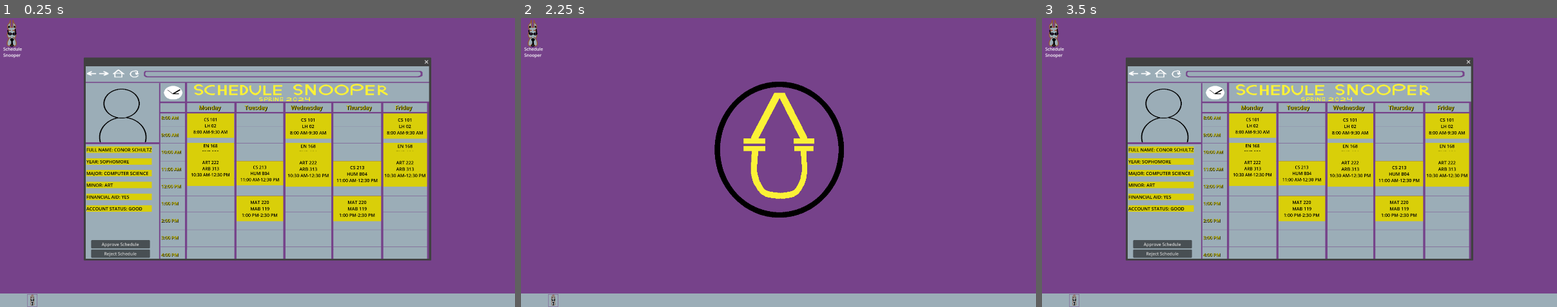
Above: before the commit, frames 1-3 (left to right).
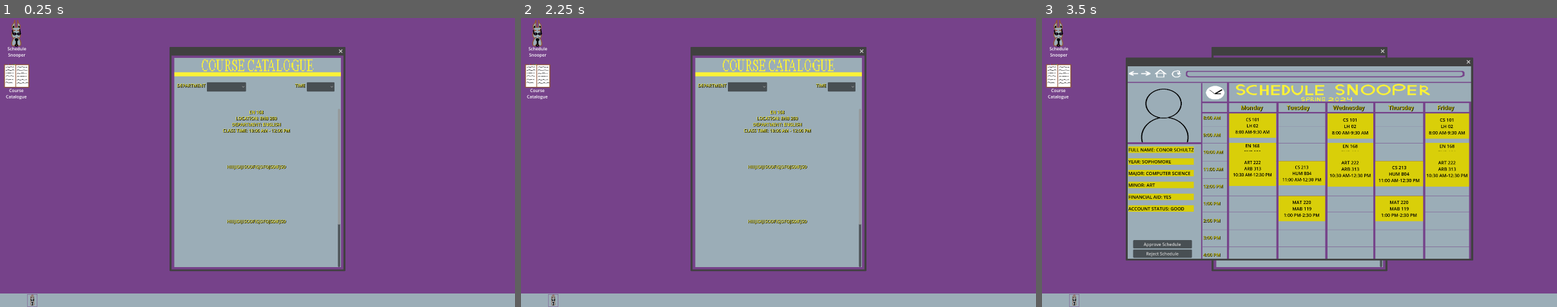
Above: after the commit, the same moments.

Repository: C3PJOE/Registrarent
Game: Godot game, scene res://Scenes/Main.tscn
The game is run twice, just before and just after one commit, with the same random seed, the same clock (stepped at 60 frames per second) and the same inputs.
Inputs (mouse positions are in pixels of both pictures, inside the frame that each line leads up to):
- Up to frame 1 (0.25 s): no input
- Up to frame 2 (2.25 s): click "Schedule Snooper" (after the commit: "[center]Schedule Snooper[cent…") at 0.5 s; click (536, 78) at 1.25 s, where only the run after the commit has a clickable "[center]Course Catalogue[cent…"; click (551, 301) at 2 s
- Up to frame 3 (3.5 s): click (1072, 301) at 2.75 s

The runs differ from the first frame. In frame 1, 38% of the frame differs, in the area x 0-84%, y 0-88%; in frame 2, 26%; in frame 3, 2.8%.

Commit message:
created window for class catalog, added scroll container for classes within that window, and added non functional drop downs for future search functionality

Diff:
--- /dev/null
+++ b/Scenes/CourseCatalogueParentWindow.gd
@@ -0,0 +1,15 @@
+extends Window
+@onready var course_catalogue_window = $CourseCatalogueWindow
+# Called when the node enters the scene tree for the first time.
+func _ready():
+	pass # Replace with function body.
+
+
+# Called every frame. 'delta' is the elapsed time since the previous frame.
+func _process(delta):
+	pass
+
+func _on_close_requested():
+	#hides the window when the close button is hit
+	hide()
+	course_catalogue_window.hide()
--- a/Scenes/Main.tscn
+++ b/Scenes/Main.tscn
@@ -8,7 +8,10 @@
 [ext_resource type="Texture2D" uid="uid://dklab118e8sf7" path="res://Assets/sprite1.png" id="5_de07d"]
 [ext_resource type="Texture2D" uid="uid://cvu0vx1x3x1rp" path="res://Assets/TaskbarBrowserIcon.png" id="6_1h1ua"]
 [ext_resource type="Script" path="res://Scenes/ScheduleBrowserWindow.gd" id="7_f7lbd"]
+[ext_resource type="Texture2D" uid="uid://bxy54uli5frc4" path="res://Assets/ClassDictionary.png" id="7_u6a4s"]
 [ext_resource type="Texture2D" uid="uid://cesocmfjybjac" path="res://Assets/Browser2.png" id="8_n2jyd"]
+[ext_resource type="Texture2D" uid="uid://co4613mo6e30x" path="res://Assets/ClassDictionaryContent.png" id="10_oyudo"]
+[ext_resource type="Script" path="res://Scenes/CourseCatalogueParentWindow.gd" id="11_4a26h"]
 
 [sub_resource type="StyleBoxTexture" id="StyleBoxTexture_f7xbp"]
 texture = ExtResource("8_n2jyd")
@@ -146,6 +149,12 @@
 [sub_resource type="StyleBoxFlat" id="StyleBoxFlat_1vixs"]
 resource_local_to_scene = true
 bg_color = Color(0.85098, 0.811765, 0.0352941, 1)
+
+[sub_resource type="StyleBoxTexture" id="StyleBoxTexture_kut88"]
+texture = ExtResource("10_oyudo")
+
+[sub_resource type="StyleBoxFlat" id="StyleBoxFlat_vc7gw"]
+bg_color = Color(0.607843, 0.678431, 0.717647, 1)
 
 [node name="Main" type="Node2D"]
 script = ExtResource("1_5ghd7")
@@ -187,21 +196,40 @@
 
 [node name="BrowserDesktopShortcut" type="TextureButton" parent="MainContainer/Desktop"]
 layout_mode = 0
-offset_left = -14.0
+offset_left = 3.0
 offset_top = 3.0
-offset_right = 102.0
+offset_right = 119.0
 offset_bottom = 127.0
 texture_normal = ExtResource("5_de07d")
 ignore_texture_size = true
 stretch_mode = 4
 
-[node name="RichTextLabel" type="RichTextLabel" parent="MainContainer/Desktop/BrowserDesktopShortcut"]
+[node name="ScheduleSnooperLabel" type="RichTextLabel" parent="MainContainer/Desktop/BrowserDesktopShortcut"]
 layout_mode = 0
-offset_left = 26.0
-offset_top = 101.0
-offset_right = 96.0
-offset_bottom = 158.0
-text = "Schedule Snooper"
+offset_left = 21.0
+offset_top = 100.0
+offset_right = 99.0
+offset_bottom = 157.0
+bbcode_enabled = true
+text = "[center]Schedule Snooper[center]"
+
+[node name="CatalogueDesktopShortcut" type="TextureButton" parent="MainContainer/Desktop"]
+offset_left = 4.0
+offset_top = 161.0
+offset_right = 120.0
+offset_bottom = 285.0
+texture_normal = ExtResource("7_u6a4s")
+ignore_texture_size = true
+stretch_mode = 4
+
+[node name="CourseCatalogLabel" type="RichTextLabel" parent="MainContainer/Desktop/CatalogueDesktopShortcut"]
+layout_mode = 0
+offset_left = 5.0
+offset_top = 98.0
+offset_right = 109.0
+offset_bottom = 147.0
+bbcode_enabled = true
+text = "[center]Course Catalogue[center]"
 
 [node name="ScheduleBrowserParentWindow" type="Window" parent="MainContainer"]
 process_mode = 3
@@ -210,6 +238,7 @@
 gui_embed_subwindows = true
 initial_position = 2
 size = Vector2i(1280, 720)
+visible = false
 unresizable = true
 transparent = true
 mouse_passthrough = true
@@ -221,6 +250,7 @@
 handle_input_locally = false
 initial_position = 1
 size = Vector2i(1280, 720)
+visible = false
 transient = true
 unresizable = true
 theme_override_styles/embedded_border = SubResource("StyleBoxTexture_f7xbp")
@@ -461,7 +491,8 @@
 theme_override_colors/default_color = Color(0, 0, 0, 1)
 theme_override_styles/normal = SubResource("StyleBoxFlat_ox75y")
 bbcode_enabled = true
-text = "
+text = "MUS 200
+ABB 211
 
 "
 fit_content = true
@@ -982,10 +1013,214 @@
 offset_bottom = 716.0
 text = "Reject Schedule"
 
+[node name="CourseCatalogueParentWindow" type="Window" parent="MainContainer"]
+process_mode = 3
+disable_3d = true
+transparent_bg = true
+gui_embed_subwindows = true
+initial_position = 1
+size = Vector2i(640, 800)
+unresizable = true
+transparent = true
+mouse_passthrough = true
+min_size = Vector2i(640, 800)
+script = ExtResource("11_4a26h")
+
+[node name="CourseCatalogueWindow" type="Window" parent="MainContainer/CourseCatalogueParentWindow"]
+disable_3d = true
+transparent_bg = true
+handle_input_locally = false
+initial_position = 1
+size = Vector2i(640, 800)
+transient = true
+unresizable = true
+theme_override_styles/embedded_border = SubResource("StyleBoxTexture_kut88")
+
+[node name="Dropdown1" type="BoxContainer" parent="MainContainer/CourseCatalogueParentWindow/CourseCatalogueWindow"]
+offset_left = 20.0
+offset_top = 100.0
+offset_right = 288.0
+offset_bottom = 135.0
+theme_override_constants/separation = -14
+
+[node name="DepartmentLabel" type="RichTextLabel" parent="MainContainer/CourseCatalogueParentWindow/CourseCatalogueWindow/Dropdown1"]
+custom_minimum_size = Vector2(125, 0)
+layout_mode = 2
+theme_override_colors/default_color = Color(0.984314, 0.94902, 0.211765, 1)
+theme_override_colors/font_shadow_color = Color(0, 0, 0, 1)
+theme_override_constants/shadow_offset_y = 2
+theme_override_constants/shadow_outline_size = 1
+bbcode_enabled = true
+text = "DEPARTMENT"
+
+[node name="DepartmentDropdown" type="OptionButton" parent="MainContainer/CourseCatalogueParentWindow/CourseCatalogueWindow/Dropdown1"]
+layout_mode = 2
+item_count = 5
+popup/item_0/text = "ART"
+popup/item_0/id = 3
+popup/item_1/text = "ENGLISH"
+popup/item_1/id = 0
+popup/item_2/text = "HISTORY"
+popup/item_2/id = 2
+popup/item_3/text = "HUMANITIES"
+popup/item_3/id = 4
+popup/item_4/text = "MATHEMATICS"
+popup/item_4/id = 1
+
+[node name="Dropdown2" type="BoxContainer" parent="MainContainer/CourseCatalogueParentWindow/CourseCatalogueWindow"]
+offset_left = 460.0
+offset_top = 100.0
+offset_right = 728.0
+offset_bottom = 135.0
+theme_override_constants/separation = -6
+
+[node name="TimeLabel" type="RichTextLabel" parent="MainContainer/CourseCatalogueParentWindow/CourseCatalogueWindow/Dropdown2"]
+custom_minimum_size = Vector2(50, 0)
+layout_mode = 2
+theme_override_colors/default_color = Color(0.984314, 0.94902, 0.211765, 1)
+theme_override_colors/font_shadow_color = Color(0, 0, 0, 1)
+theme_override_constants/shadow_offset_y = 2
+theme_override_constants/shadow_outline_size = 1
+bbcode_enabled = true
+text = "TIME"
+
+[node name="TimeDropdown" type="OptionButton" parent="MainContainer/CourseCatalogueParentWindow/CourseCatalogueWindow/Dropdown2"]
+layout_mode = 2
+item_count = 33
+popup/item_0/text = "8:00 AM"
+popup/item_0/id = 0
+popup/item_1/text = "8:15 AM"
+popup/item_1/id = 1
+popup/item_2/text = "8:30 AM"
+popup/item_2/id = 2
+popup/item_3/text = "8:45 AM"
+popup/item_3/id = 3
+popup/item_4/text = "9:00 AM"
+popup/item_4/id = 4
+popup/item_5/text = "9:15 AM"
+popup/item_5/id = 5
+popup/item_6/text = "9:30 AM"
+popup/item_6/id = 6
+popup/item_7/text = "9:45 AM"
+popup/item_7/id = 7
+popup/item_8/text = "10:00 AM"
+popup/item_8/id = 8
+popup/item_9/text = "10:15 AM"
+popup/item_9/id = 9
+popup/item_10/text = "10:30 AM"
+popup/item_10/id = 10
+popup/item_11/text = "10:45 AM"
+popup/item_11/id = 11
+popup/item_12/text = "11:00 AM"
+popup/item_12/id = 12
+popup/item_13/text = "11:15 AM"
+popup/item_13/id = 13
+popup/item_14/text = "11:30 AM"
+popup/item_14/id = 14
+popup/item_15/text = "11:45 AM"
+popup/item_15/id = 15
+popup/item_16/text = "12:00 PM"
+popup/item_16/id = 16
+popup/item_17/text = "12:15 PM"
+popup/item_17/id = 17
+popup/item_18/text = "12:30 PM"
+popup/item_18/id = 18
+popup/item_19/text = "12:45 PM"
+popup/item_19/id = 19
+popup/item_20/text = "1:00 PM"
+popup/item_20/id = 20
+popup/item_21/text = "1:15 PM"
+popup/item_21/id = 21
+popup/item_22/text = "1:30 PM"
+popup/item_22/id = 22
+popup/item_23/text = "1:45 PM"
+popup/item_23/id = 23
+popup/item_24/text = "2:00 PM"
+popup/item_24/id = 24
+popup/item_25/text = "2:15 PM"
+popup/item_25/id = 25
+popup/item_26/text = "2:30 PM"
+popup/item_26/id = 26
+popup/item_27/text = "2:45 PM"
+popup/item_27/id = 27
+popup/item_28/text = "3:00 PM"
+popup/item_28/id = 28
+popup/item_29/text = "3:15 PM"
+popup/item_29/id = 29
+popup/item_30/text = "3:30 PM"
+popup/item_30/id = 30
+popup/item_31/text = "3:45 PM"
+popup/item_31/id = 31
+popup/item_32/text = "4:00 PM"
+popup/item_32/id = 32
+
+[node name="ClassCatalogueScrollContainer" type="ScrollContainer" parent="MainContainer/CourseCatalogueParentWindow/CourseCatalogueWindow"]
+custom_minimum_size = Vector2(615, 591)
+offset_left = 13.0
+offset_top = 200.0
+offset_right = 628.0
+offset_bottom = 791.0
+theme_override_styles/panel = SubResource("StyleBoxFlat_vc7gw")
+vertical_scroll_mode = 2
+
+[node name="ClassCatalogueContainer" type="VBoxContainer" parent="MainContainer/CourseCatalogueParentWindow/CourseCatalogueWindow/ClassCatalogueScrollContainer"]
+layout_mode = 2
+size_flags_horizontal = 3
+
+[node name="Class1" type="RichTextLabel" parent="MainContainer/CourseCatalogueParentWindow/CourseCatalogueWindow/ClassCatalogueScrollContainer/ClassCatalogueContainer"]
+custom_minimum_size = Vector2(200, 200)
+layout_mode = 2
+theme_override_colors/default_color = Color(0.984314, 0.94902, 0.211765, 1)
+theme_override_colors/font_shadow_color = Color(0, 0, 0, 1)
+theme_override_constants/shadow_offset_y = 1
+theme_override_constants/shadow_outline_size = 2
+bbcode_enabled = true
+text = "[center]EN 168
+LOCATION: ENB 200
+DEPARTMENT: ENGLISH
+CLASS TIME: 10:00 AM - 12:00 PM[center]
+"
+fit_content = true
+
+[node name="Class2" type="RichTextLabel" parent="MainContainer/CourseCatalogueParentWindow/CourseCatalogueWindow/ClassCatalogueScrollContainer/ClassCatalogueContainer"]
+custom_minimum_size = Vector2(200, 200)
+layout_mode = 2
+theme_override_colors/default_color = Color(0.984314, 0.94902, 0.211765, 1)
+theme_override_colors/font_shadow_color = Color(0, 0, 0, 1)
+theme_override_constants/shadow_offset_y = 1
+theme_override_constants/shadow_outline_size = 2
+bbcode_enabled = true
+text = "[center]HIIIJIDIJISODFISJDFOJSDIFJSD[center]"
+fit_content = true
+
+[node name="Class3" type="RichTextLabel" parent="MainContainer/CourseCatalogueParentWindow/CourseCatalogueWindow/ClassCatalogueScrollContainer/ClassCatalogueContainer"]
+custom_minimum_size = Vector2(200, 200)
+layout_mode = 2
+theme_override_colors/default_color = Color(0.984314, 0.94902, 0.211765, 1)
+theme_override_colors/font_shadow_color = Color(0, 0, 0, 1)
+theme_override_constants/shadow_offset_y = 1
+theme_override_constants/shadow_outline_size = 2
+bbcode_enabled = true
+text = "[center]HIIIJIDIJISODFISJDFOJSDIFJSD[center]"
+fit_content = true
+
+[node name="Class4" type="RichTextLabel" parent="MainContainer/CourseCatalogueParentWindow/CourseCatalogueWindow/ClassCatalogueScrollContainer/ClassCatalogueContainer"]
+custom_minimum_size = Vector2(200, 200)
+layout_mode = 2
+theme_override_colors/default_color = Color(0.984314, 0.94902, 0.211765, 1)
+theme_override_colors/font_shadow_color = Color(0, 0, 0, 1)
+theme_override_constants/shadow_offset_y = 1
+theme_override_constants/shadow_outline_size = 2
+bbcode_enabled = true
+text = "[center]HIIIJIDIJISODFISJDFOJSDIFJSD[center]"
+fit_content = true
+
 [connection signal="esc_pressed" from="MainContainer" to="MainContainer" method="_on_esc_pressed"]
 [connection signal="pressed" from="MainContainer/Desktop/Taskbar/BrowserTaskbarButton" to="MainContainer" method="_on_browser_taskbar_button_pressed"]
 [connection signal="pressed" from="MainContainer/Desktop/BrowserDesktopShortcut" to="MainContainer" method="_on_browser_desktop_shortcut_pressed"]
+[connection signal="pressed" from="MainContainer/Desktop/CatalogueDesktopShortcut" to="MainContainer" method="_on_catalogue_desktop_shortcut_pressed"]
 [connection signal="close_requested" from="MainContainer/ScheduleBrowserParentWindow" to="MainContainer/ScheduleBrowserParentWindow" method="_on_close_requested"]
 [connection signal="esc_pressed" from="MainContainer/ScheduleBrowserParentWindow/ScheduleBrowserWindow" to="MainContainer/ScheduleBrowserParentWindow/ScheduleBrowserWindow" method="_on_esc_pressed"]
 [connection signal="pressed" from="MainContainer/ScheduleBrowserParentWindow/ScheduleBrowserWindow/YesButton" to="MainContainer/ScheduleBrowserParentWindow/ScheduleBrowserWindow" method="_on_yes_button_pressed"]
 [connection signal="pressed" from="MainContainer/ScheduleBrowserParentWindow/ScheduleBrowserWindow/NoButton" to="MainContainer/ScheduleBrowserParentWindow/ScheduleBrowserWindow" method="_on_no_button_pressed"]
+[connection signal="close_requested" from="MainContainer/CourseCatalogueParentWindow" to="MainContainer/CourseCatalogueParentWindow" method="_on_close_requested"]
--- a/Scenes/MainContainer.gd
+++ b/Scenes/MainContainer.gd
@@ -3,6 +3,9 @@
 @onready var pause_menu = $PauseMenu
 @onready var schedule_browser_parent_window = $ScheduleBrowserParentWindow
 @onready var schedule_browser_window = $ScheduleBrowserParentWindow/ScheduleBrowserWindow
+@onready var course_catalogue_parent_window = $CourseCatalogueParentWindow
+@onready var course_catalogue_window = $CourseCatalogueParentWindow/CourseCatalogueWindow
+
 
 # Called when the node enters the scene tree for the first time.
 func _ready():
@@ -37,3 +40,10 @@
 	else:
 		schedule_browser_parent_window.show()
 		schedule_browser_window.show()
+
+func _on_catalogue_desktop_shortcut_pressed():
+	if course_catalogue_parent_window.visible == true:
+		pass
+	else:
+		course_catalogue_parent_window.show()
+		course_catalogue_window.show()
Binary file added: Assets/ClassDictionary.aseprite
Binary file added: Assets/ClassDictionary.png
Binary file added: Assets/ClassDictionaryContent.aseprite
Binary file added: Assets/ClassDictionaryContent.png
Not shown: 1 places in Scenes/Main.tscn that only renumber resources
